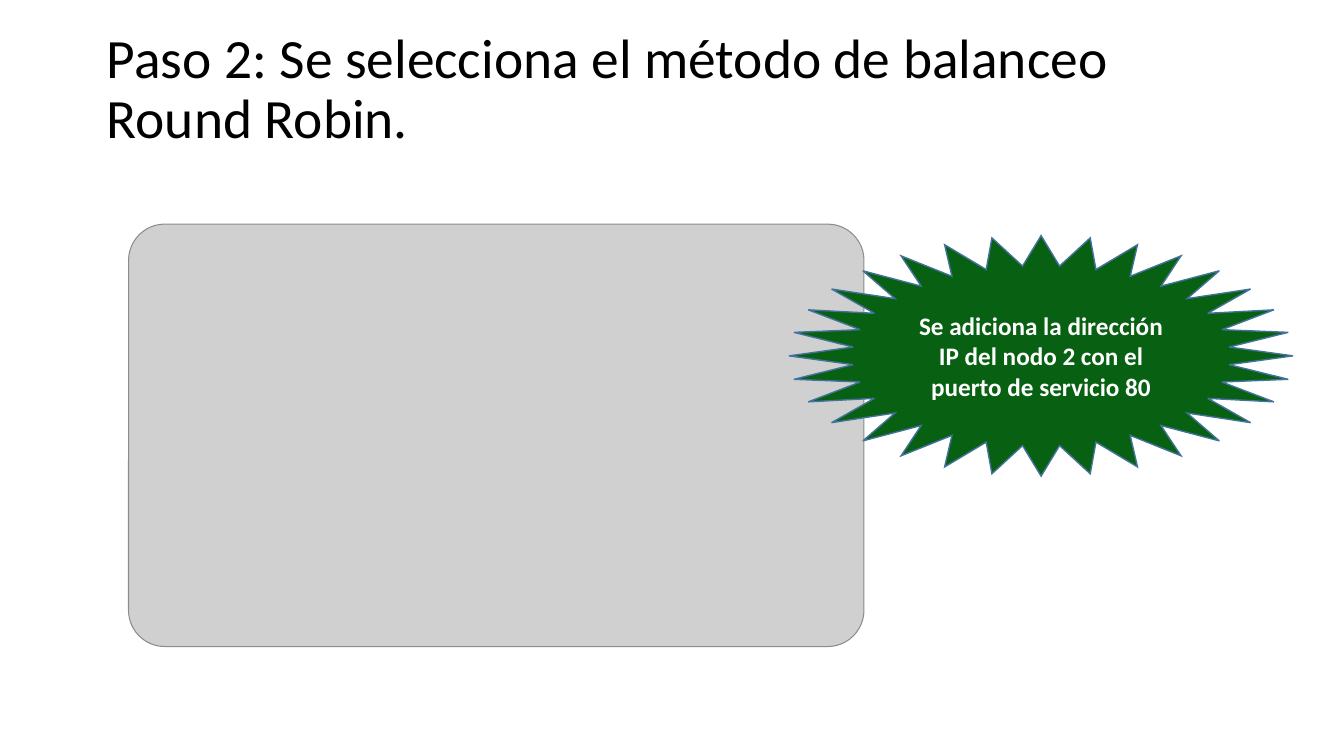
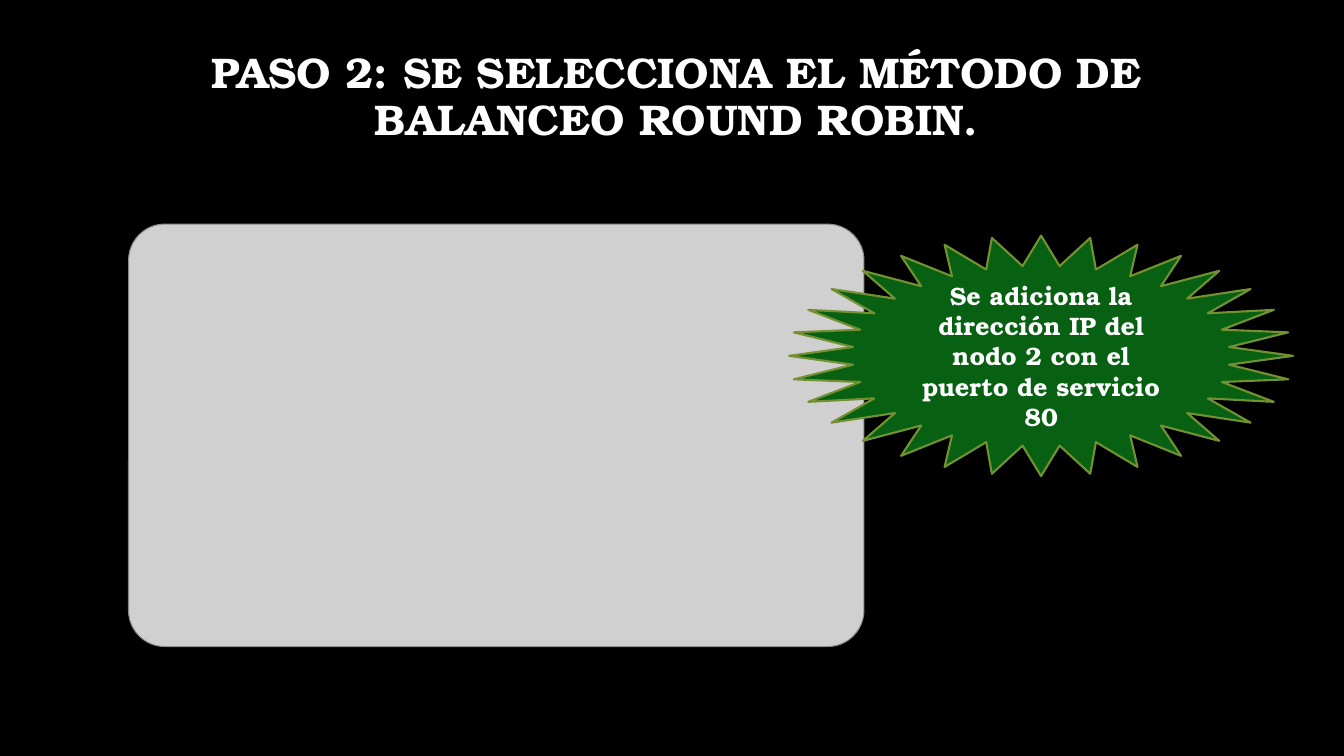
Before and after one commit to hannerfirst/optimus-prime, a slide deck: slide 5 of paralelos-project-java/docs/Configuración nodos clúster y balanceador de cargas.pptx. Drawn at 1344x756 pixels with LibreOffice and Linux fonts; fonts in the diff are those of the drawing; grey boxes stand for pictures; background and template pictures are left out. Boxes give left, top, right and bottom in pixels: in the first picture for what was removed or moved away, otherwise in the second. Text is boxed around its words. In the diff, an @@ line names an element or a change of style, - is before the commit and + after.

```diff
--- a/paralelos-project-java/docs/Configuración nodos clúster y balanceador de cargas.pptx
+++ b/paralelos-project-java/docs/Configuración nodos clúster y balanceador de cargas.pptx
@@ background #FFFFFF to picture (left out) @@
@@ title at box(212, 49, 1141, 136): text changed; size 39.6 to 30.6 pt; font Calibri to TeX Gyre Bonum; text colour #000000 to #FFFFFF; bold on @@
-Paso 2: Se selecciona el método de balanceo Round Robin.
+PASO 2: SE SELECCIONA EL MÉTODO DE BALANCEO ROUND ROBIN.
@@ star "Se adiciona la dirección IP ..." at box(789, 236, 1294, 477): font Calibri to TeX Gyre Bonum; outline #43739E 1 pt to #759232 1.5 pt @@
```
Also in this commit, not shown: 10 other slides changed.
